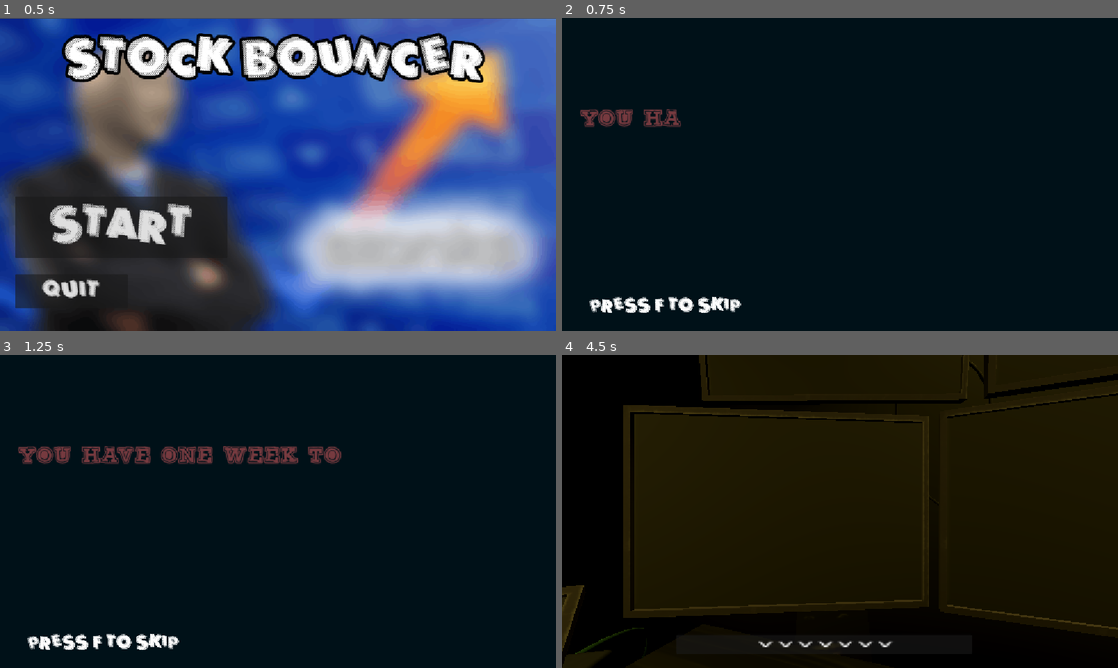
Above: before the commit, frames 1-4 (two rows, left to right).
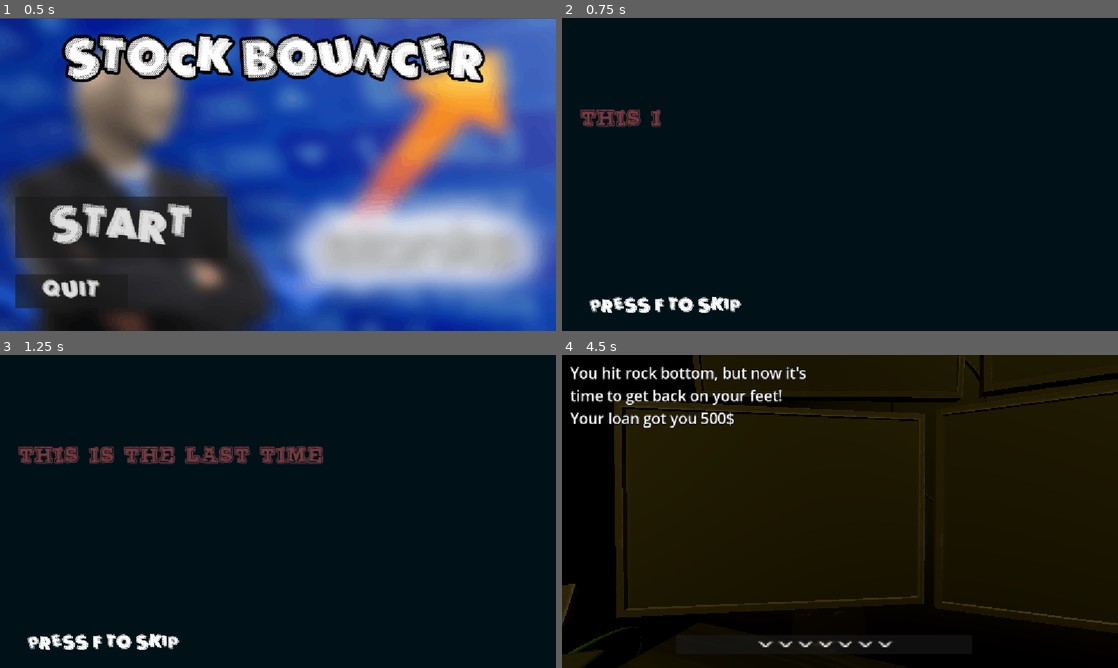
Above: after the commit, the same moments.

Repository: Lilly12568/Stockbouncer
Game: Godot game, scene res://mainmenu.tscn
Two runs of this game, one before a commit and one after it. Both use one fixed random seed, a clock stepped at 60 frames per second and the inputs below. Sound files missing from this copy of the repository are replaced by a short silence.
Inputs (mouse positions are in pixels of both pictures, inside the frame that each line leads up to):
- Up to frame 1 (0.5 s): no input
- Up to frame 2 (0.75 s): click "START" at 0.5 s
- Up to frame 3 (1.25 s): no input
- Up to frame 4 (4.5 s): tap F at 1.25, 2.1, 3.6 s; move the mouse to (962, 495) at 1.27 s; hold F 1.28-2.03 s; click (962, 495) at 1.42 s; move the mouse to (728, 527) at 2.02 s; click (728, 527) at 2.17 s; move the mouse to (895, 442) at 2.77 s; hold F 2.78-3.53 s; click (895, 442) at 2.92 s; move the mouse to (812, 574) at 3.52 s; click (812, 574) at 3.67 s; move the mouse to (1006, 558) at 4.27 s; hold F from 4.28 s (still down); click (1006, 558) at 4.42 s

Frame 1 is identical in both runs. In frame 2, 0.6% of the frame differs, in the area x 3-22%, y 29-35%; in frame 3, 2.2%; in frame 4, 7.6%, in the area x 0-100%, y 0-100%.

Commit message:
add camera sway and intro sequence changes

Diff:
--- a/Scenes/camera_3d.gd
+++ b/Scenes/camera_3d.gd
@@ -1,8 +1,16 @@
-
 extends Camera3D
 
 @export var lerp_speed: float = 3.0
 @export var z_offset: float = 0.0
+
+@export_group("Mouse Sway")
+@export var sway_enabled: bool = true
+## Maximum left/right rotation (degrees) away from the resting rotation.
+@export var max_sway_yaw_degrees: float = 3.0
+## Maximum up/down rotation (degrees) away from the resting rotation.
+@export var max_sway_pitch_degrees: float = 2.0
+## How quickly the sway catches up to the mouse. Lower = floatier.
+@export var sway_smoothing: float = 4.0
 
 @onready var camera_inSound: AudioStreamPlayer3D = $WooshInSound
 @onready var camera_outSound: AudioStreamPlayer3D = $WooshOutSound
@@ -17,10 +25,21 @@
 var target_position: Vector3
 var target_rotation: Quaternion
 
+# The "logical" camera pose, without sway. The lerp works on these so the
+# sway offset never feeds back into the movement.
+var base_position: Vector3
+var base_rotation: Quaternion
+
+# Current smoothed sway, in radians (x = pitch, y = yaw)
+var sway: Vector2 = Vector2.ZERO
+
 
 func _ready():
 	original_position = global_position
 	original_rotation = global_transform.basis.get_rotation_quaternion()
+
+	base_position = original_position
+	base_rotation = original_rotation
 
 	# Register camera so monitors can find it
 	add_to_group("player_camera")
@@ -40,17 +59,46 @@
 
 		var weight = clampf(lerp_speed * delta, 0.0, 1.0)
 
-		global_position = global_position.lerp(destination_pos, weight)
+		base_position = base_position.lerp(destination_pos, weight)
+		base_rotation = base_rotation.slerp(destination_rot, weight)
 
-		var current_rotation = global_transform.basis.get_rotation_quaternion()
-		var new_rotation = current_rotation.slerp(destination_rot, weight)
+		if base_position.distance_to(destination_pos) < 0.01:
+			base_position = destination_pos
+			base_rotation = destination_rot
+			moving = false
 
-		global_transform.basis = Basis(new_rotation)
+	_update_sway(delta)
 
-		if global_position.distance_to(destination_pos) < 0.01:
-			global_position = destination_pos
-			global_transform.basis = Basis(destination_rot)
-			moving = false
+	# Apply base pose + sway offset (sway is applied in the camera's local space)
+	var sway_rotation := Quaternion.from_euler(Vector3(sway.x, sway.y, 0.0))
+	global_position = base_position
+	global_transform.basis = Basis(base_rotation * sway_rotation)
+
+
+func _update_sway(delta: float) -> void:
+	var desired := Vector2.ZERO
+
+	if sway_enabled:
+		var viewport := get_viewport()
+		var size := viewport.get_visible_rect().size
+
+		if size.x > 0.0 and size.y > 0.0:
+			# Mouse position normalized to -1..1 around the screen center
+			var normalized := (viewport.get_mouse_position() / size) * 2.0 - Vector2.ONE
+			normalized = normalized.clamp(Vector2(-1, -1), Vector2(1, 1))
+
+			# Mouse right -> look right (negative yaw); mouse up -> look up (positive pitch)
+			desired.y = -normalized.x * deg_to_rad(max_sway_yaw_degrees)
+			desired.x = -normalized.y * deg_to_rad(max_sway_pitch_degrees)
+
+	var weight := clampf(sway_smoothing * delta, 0.0, 1.0)
+	sway = sway.lerp(desired, weight)
+
+	# Hard thresholds: never exceed the configured limits
+	var max_yaw := deg_to_rad(max_sway_yaw_degrees)
+	var max_pitch := deg_to_rad(max_sway_pitch_degrees)
+	sway.y = clampf(sway.y, -max_yaw, max_yaw)
+	sway.x = clampf(sway.x, -max_pitch, max_pitch)
 
 
 func LerpCamToPos(target: Node3D):
--- a/Scenes/main.tscn
+++ b/Scenes/main.tscn
@@ -26,6 +26,7 @@
 [ext_resource type="Material" uid="uid://t3hr1q8fdms" path="res://hulahoop.tres" id="22_gt3je"]
 [ext_resource type="Texture2D" uid="uid://ctt65wbqn3mgj" path="res://exascript.jpeg" id="24_3pmx8"]
 [ext_resource type="PackedScene" uid="uid://co2un41yeib3k" path="res://side_monitor.tscn" id="26_cbgmd"]
+[ext_resource type="Script" uid="uid://dq0pxjmut0dg3" path="res://Scenes/tutorial.gd" id="27_1w6v2"]
 
 [sub_resource type="CylinderMesh" id="CylinderMesh_lfxu0"]
 
@@ -39,6 +40,11 @@
 albedo_texture = ExtResource("24_3pmx8")
 
 [sub_resource type="PlaneMesh" id="PlaneMesh_lfxu0"]
+
+[sub_resource type="LabelSettings" id="LabelSettings_1w6v2"]
+font_size = 31
+outline_size = 5
+outline_color = Color(0, 0, 0, 1)
 
 [node name="Node3D" type="Node3D" unique_id=1869916815]
 script = ExtResource("1_6bp64")
@@ -212,5 +218,22 @@
 [node name="SideMonitor" parent="." unique_id=1875316352 instance=ExtResource("26_cbgmd")]
 transform = Transform3D(-0.85748404, -0.4162019, 0.30248493, -0.07800423, 0.68627447, 0.7231477, -0.50856316, 0.5964926, -0.6209351, -0.0055897236, 1.9763007, 2.0445423)
 
+[node name="Tutorial" type="Control" parent="." unique_id=1270351893]
+layout_mode = 3
+anchors_preset = 0
+offset_right = 40.0
+offset_bottom = 40.0
+script = ExtResource("27_1w6v2")
+
+[node name="Label" type="Label" parent="Tutorial" unique_id=135950641]
+layout_mode = 0
+offset_left = 17.0
+offset_top = 15.0
+offset_right = 517.0
+offset_bottom = 327.3
+text = "TUTORIAL TEXT"
+label_settings = SubResource("LabelSettings_1w6v2")
+autowrap_mode = 3
+
 [connection signal="timeout" from="refresh_stocks" to="." method="_on_timer_timeout"]
 [connection signal="timeout" from="days_timer" to="." method="_on_days_timer"]
--- /dev/null
+++ b/Scenes/tutorial.gd
@@ -0,0 +1,43 @@
+
+extends Control
+
+@export var character_delay: float = 0.005
+@export var text_wait_time: float = 7
+
+@onready var text_label: Label = $Label
+
+
+var dialogue = [
+	"You hit rock bottom, but now it's time to get back on your feet! Your loan got you 500$",
+	"Start by unlocking a company on the leftmost screen.",
+	"The first one is free!",
+	"Follow stock prices on the four screens in front.",
+	"Buy or sell stock prices by clicking on the screens.",
+	"See upcoming news broadcasts on the screen on the right!",
+	"Steal news broadcasts and make them your own!",
+	"Earn enough to pay back your loans.",
+	"Good luck!"
+]
+
+
+func _ready():
+	play_sequence()
+
+
+func play_sequence():
+	for line in dialogue:
+
+		# Set the new text
+		text_label.visible = true
+		text_label.text = line
+		text_label.visible_characters = 0
+
+		# Progressively reveal characters
+		for i in range(line.length()):
+			text_label.visible_characters = i + 1
+			await get_tree().create_timer(character_delay).timeout
+
+		# Wait before displaying the next passage
+		await get_tree().create_timer(text_wait_time).timeout
+
+		text_label.visible = false
--- a/introsequence.gd
+++ b/introsequence.gd
@@ -13,10 +13,12 @@
 
 
 var dialogue = [
-	"YOU HAVE ONE WEEK TO PAY ME BACK, KID.",
+	"THIS IS THE LAST TIME I'M LENDING YOU MONEY, KID.",
+	"YOU HAVE ONE WEEK TO PAY ME BACK.",
 	"YOU'RE GOOD WITH THOSE TICK-TACK APPS",
 	"OR WHATEVER THEY'RE CALLED...",
-	"PEOPLE ARE EASILY SWAYED. USE THAT\nTO YOUR ADVANTAGE.",
+	"PEOPLE ARE EASILY SWAYED. USE THAT TO YOUR ADVANTAGE.",
+	"RIG THE MARKET, AND PAY ME BACK.",
 	"DON'T MAKE ME PAY YOU ANOTHER VISIT."
 ]
 
Not shown, added: Scenes/tutorial.gd.uid
